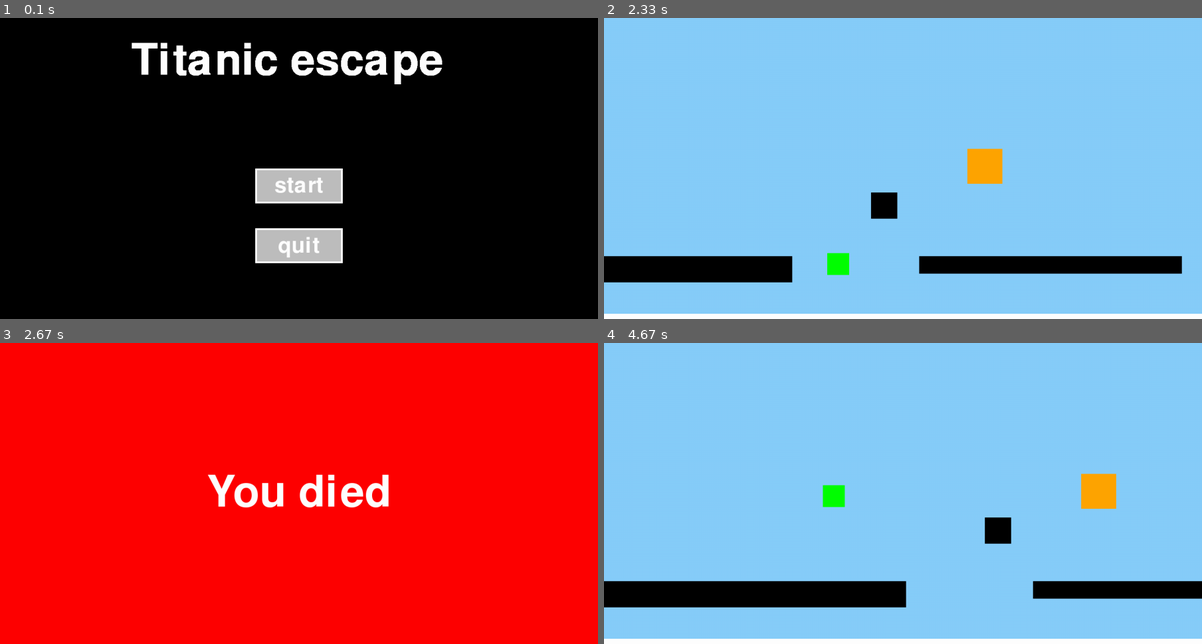
Above: before the commit, frames 1-4 (two rows, left to right).
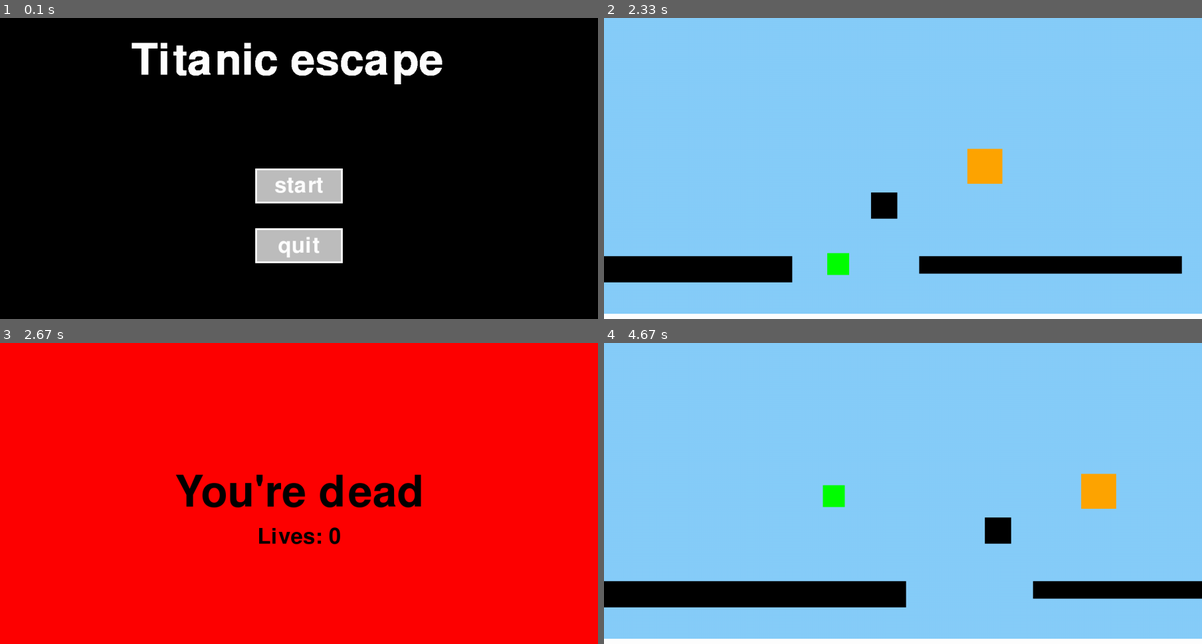
Above: after the commit, the same moments.

Repository: cast-hen/titanic_escape
Game: pygame game, started from main.py
The game is run twice, just before and just after one commit, with the same random seed, the same clock (stepped at 60 frames per second) and the same inputs.
Inputs:
- Up to frame 1 (0.1 s): no input
- Up to frame 2 (2.33 s): click "start" at 0.38 s; tap Enter at 0.67 s; hold W 1.5-1.97 s; hold D from 2 s (still down)
- Up to frame 3 (2.67 s): release D at 2.47 s
- Up to frame 4 (4.67 s): no input

Frames 1-2 are identical in both runs. In frame 3, 3.2% of the frame differs, in the area x 29-71%, y 43-67%; in frame 4, nothing differs.

Commit message:
def game over

Diff:
--- a/common.py
+++ b/common.py
@@ -1,3 +1,4 @@
+from parkour_functies import *
 from pauze import *
 from button_code import *
 import pygame
@@ -11,11 +12,22 @@
 def game_over():
     backgroundColour = (255, 0, 0)
     screen.fill(backgroundColour)
-    deadText = button(WIDTH/2-100, HEIGHT/2-50, 200, 100, backgroundColour, backgroundColour, "You died", 'white', 100, backgroundColour)
-    button.check(deadText, pygame.mouse.get_pos(), False, screen)
+    lives = 0
+
+    font1 = pygame.font.Font("freesansbold.ttf", 100)
+    font2 = pygame.font.Font("freesansbold.ttf", 50)
+    text1 = font1.render("You're dead", True, 'black')
+    text2 = font2.render("Lives: " + str(lives), True, 'black')
+    text1Rect = text1.get_rect()
+    text2Rect = text2.get_rect()
+    text1Rect.center = (WIDTH/2, HEIGHT/2)
+    text2Rect.center = (WIDTH / 2, HEIGHT / 2 + 100)
+    screen.blit(text1, text1Rect)
+    screen.blit(text2, text2Rect)
+
     pygame.display.flip()
     time.sleep(2)
-    lives = 0
+
     return 200, 200, lives
 
 
--- a/parkour_functies.py
+++ b/parkour_functies.py
@@ -78,9 +78,6 @@
     pygame.draw.line(screen, (255, 255, 255), (0, HEIGHT), (WIDTH, HEIGHT), 25)
 
 def parkour():
-    # global variables
-    WIDTH = 1366
-    HEIGHT = 690
     clock = pygame.time.Clock()
     fps = 60
     gravity = 0.6
@@ -174,6 +171,8 @@
                 elif event.key == pygame.K_ESCAPE:
                     if Pause() == "Menu":
                         return "Menu"
+                    else:
+                        keys = {"left": False, "right": False}
                     screen.fill((0, 0, 0))
 
             if event.type == pygame.KEYUP:
--- a/player_functies.py
+++ b/player_functies.py
@@ -34,9 +34,9 @@
     TeKiezenAanvallen[1].display_aanval(330, 110)
     TeKiezenAanvallen[2].display_aanval(630, 110)
 
-    buttonKeuze1 = button(70, 500, 160, 80, (0, 0, 255), (255, 0, 0), "Kiezen", 'white', 50, 'white')
-    buttonKeuze2 = button(370, 500, 160, 80, (0, 0, 255), (255, 0, 0), "Kiezen", 'white', 50, 'white')
-    buttonKeuze3 = button(670, 500, 160, 80, (0, 0, 255), (255, 0, 0), "Kiezen", 'white', 50, 'white')
+    buttonKeuze1 = button(50, 500, 200, 80, (0, 0, 255), (255, 0, 0), "Kiezen", 'white', 50, 'white')
+    buttonKeuze2 = button(350, 500, 200, 80, (0, 0, 255), (255, 0, 0), "Kiezen", 'white', 50, 'white')
+    buttonKeuze3 = button(650, 500, 200, 80, (0, 0, 255), (255, 0, 0), "Kiezen", 'white', 50, 'white')
 
     mouseDown = False
     mouse = pygame.mouse.get_pos()
